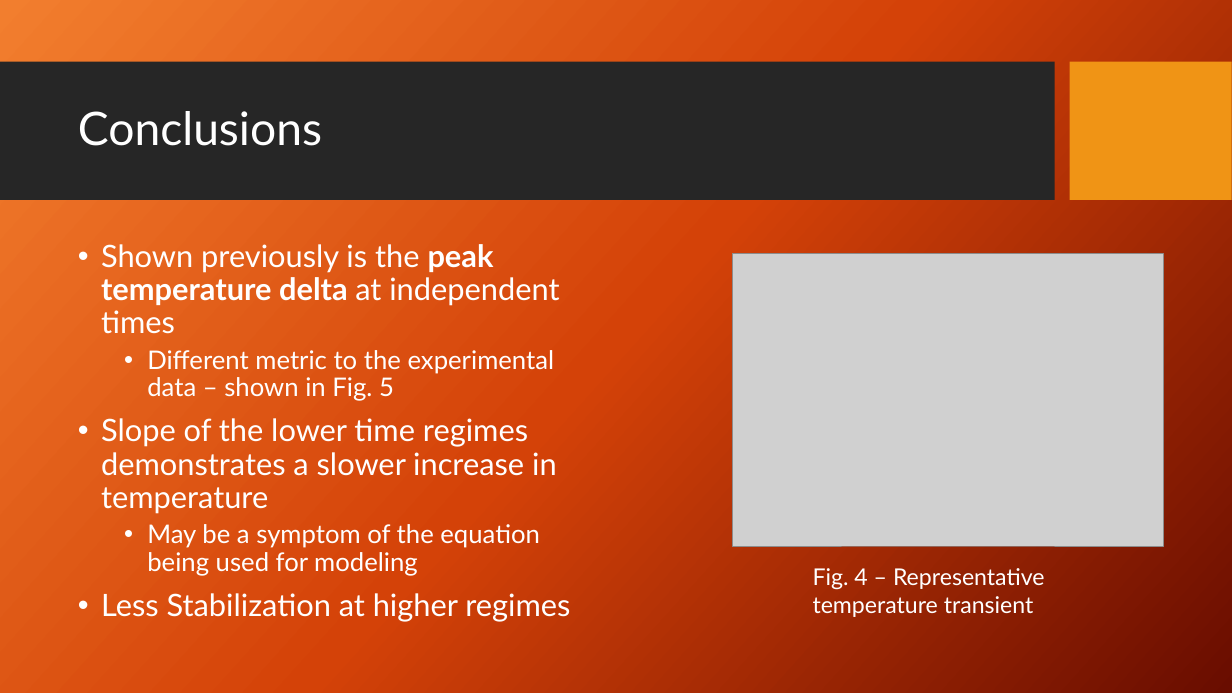
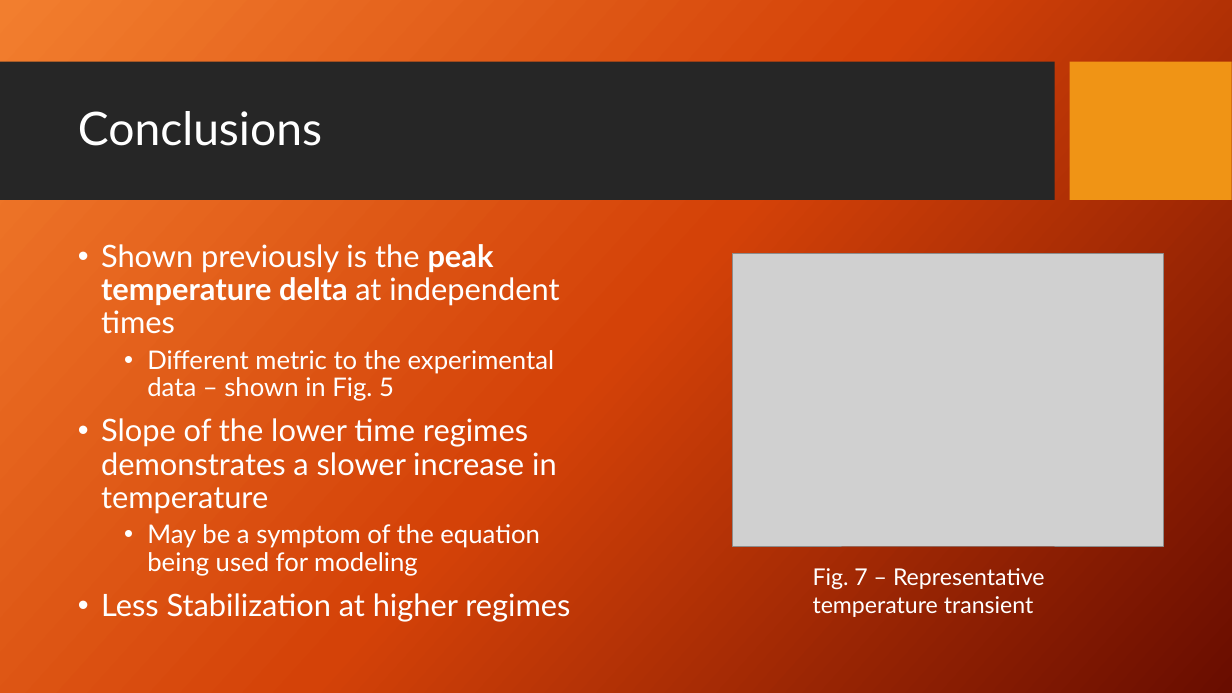
Before and after one commit to dbhatia00/NeuronSimulation, a slide deck: slide 11 of Presentations/Fall Updates/FallUpdate3.pptx. Drawn at 1232x693 pixels with LibreOffice and Linux fonts; fonts in the diff are those of the drawing; grey boxes stand for pictures; background and template pictures are left out. Boxes give left, top, right and bottom in pixels: in the first picture for what was removed or moved away, otherwise in the second. Text is boxed around its words. In the diff, an @@ line names an element or a change of style, - is before the commit and + after.

```diff
--- a/Presentations/Fall Updates/FallUpdate3.pptx
+++ b/Presentations/Fall Updates/FallUpdate3.pptx
@@ text at <box>813,568,1045,617</box>: text changed @@
-Fig. 4 – Representative temperature transient
+Fig. 7 – Representative temperature transient
```
Also in this commit, not shown: 2 other slides changed, 6 slides added.
